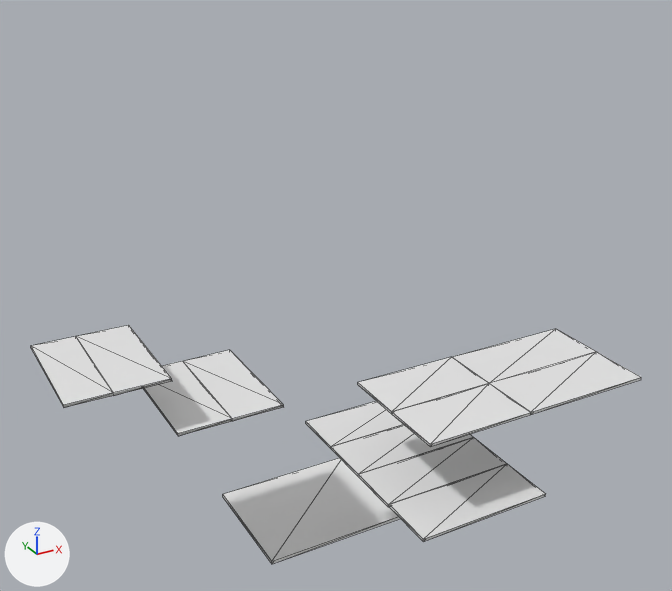
Renders of the glTF model assets/scene/merged-meshes/-2_0_0_MI_Roof01_BC.gltf from each side of a commit.
One viewpoint serves both versions: a camera (50 mm lens) standing at (-25.7, -48.4, 34.9) and looking at (4.3, 6.3, 7.5). The axes (+X, +Y, +Z) are drawn at lower left. The lights are the same throughout. Mesh edges are drawn as thin lines. Vertices at the same position are counted once.
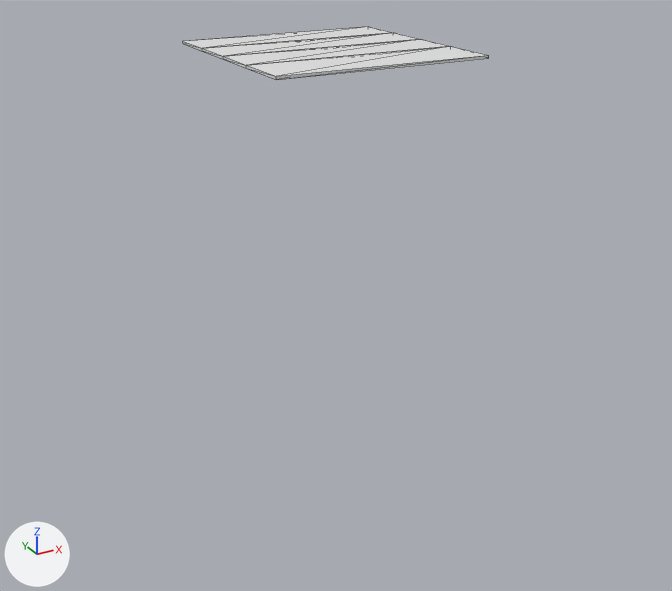
Edits to the scene script, one JSON object a line:
```json
{"block": "me_2_0_0_mi_roof01_bc", "where": "me_2_0_0_mi_roof01_bc.from_pydata(...)  # 99 vertices, 156 faces; spans x -16.0..21.0, y -9.4..15.2, z -13.6..4.6"}
{"block": "me_2_0_0_mi_roof01_bc", "where": "# used by ob_mesh; location = (0.0, 0.0, 0.0)"}
{"block": "me_2_0_0_mi_roof01_bc", "change": "me_2_0_0_mi_roof01_bc part 1: a new loose piece, a box spanning x -0.64..15.86, y 17.54..21.54, z 23.81..24.01"}
{"block": "me_2_0_0_mi_roof01_bc", "change": "me_2_0_0_mi_roof01_bc part 2: a new loose piece, a box spanning x -0.64..15.86, y 13.54..17.54, z 23.81..24.01"}
{"block": "me_2_0_0_mi_roof01_bc", "change": "me_2_0_0_mi_roof01_bc part 3: a new loose piece, a box spanning x -0.64..15.86, y 9.54..13.54, z 23.81..24.01"}
{"block": "me_2_0_0_mi_roof01_bc", "change": "me_2_0_0_mi_roof01_bc part 4: a new loose piece, a box spanning x -0.64..15.86, y 4.95..9.54, z 23.81..24.01"}
{"block": "me_2_0_0_mi_roof01_bc", "change": "me_2_0_0_mi_roof01_bc part 5: the loose piece of 15 vertices spanning x 2.0..11.9, y -9.4..-1.3, z -2.9..-2.7 is deleted"}
{"block": "me_2_0_0_mi_roof01_bc", "change": "me_2_0_0_mi_roof01_bc part 6: the loose piece of 12 vertices spanning x 11.1..21.0, y -8.0..0.9, z 3.0..3.2 is deleted"}
{"block": "me_2_0_0_mi_roof01_bc", "change": "me_2_0_0_mi_roof01_bc part 7: the loose piece of 8 vertices spanning x 2.0..11.9, y -1.3..2.7, z -2.9..-2.7 is deleted"}
{"block": "me_2_0_0_mi_roof01_bc", "change": "me_2_0_0_mi_roof01_bc part 8: the loose piece of 8 vertices spanning x -12.8..-8.8, y 5.2..14.8, z 4.4..4.6 is deleted"}
{"block": "me_2_0_0_mi_roof01_bc", "change": "me_2_0_0_mi_roof01_bc part 9: the loose piece of 8 vertices spanning x -16.0..-12.8, y 5.2..14.8, z 4.4..4.6 is deleted"}
{"block": "me_2_0_0_mi_roof01_bc", "change": "me_2_0_0_mi_roof01_bc part 10: the loose piece of 8 vertices spanning x 3.1..11.1, y -8.0..-3.5, z 3.0..3.2 is deleted"}
{"block": "me_2_0_0_mi_roof01_bc", "change": "me_2_0_0_mi_roof01_bc part 11: the loose piece of 8 vertices spanning x -2.0..10.0, y 5.2..15.2, z -13.6..-13.3 is deleted"}
{"block": "me_2_0_0_mi_roof01_bc", "change": "me_2_0_0_mi_roof01_bc part 12: the loose piece of 8 vertices spanning x 3.1..11.1, y -3.5..0.9, z 3.0..3.2 is deleted"}
{"block": "me_2_0_0_mi_roof01_bc", "change": "me_2_0_0_mi_roof01_bc part 13: the loose piece of 8 vertices spanning x -4.9..-0.9, y 4.5..14.5, z 0.5..0.7 is deleted"}
{"block": "me_2_0_0_mi_roof01_bc", "change": "me_2_0_0_mi_roof01_bc part 14: the loose piece of 8 vertices spanning x 2.0..11.9, y 2.7..6.7, z -2.9..-2.7 is deleted"}
{"block": "me_2_0_0_mi_roof01_bc", "change": "me_2_0_0_mi_roof01_bc part 15: the loose piece of 8 vertices spanning x -8.9..-4.9, y 4.5..14.5, z 0.5..0.7 is deleted"}
```

What differs and where, as boxes (x1, y1, x2, y2) in the pictures (672 x 591 px):
```json
{"object": "Mesh", "change": "reshaped", "before": [31, 325, 641, 564], "after": [183, 27, 489, 80], "on screen": "50% narrower, 78% shorter"}
{"part": 1, "of": "me_2_0_0_mi_roof01_bc", "change": "added", "after": [183, 27, 392, 51]}
{"part": 2, "of": "me_2_0_0_mi_roof01_bc", "change": "added", "after": [202, 33, 418, 59]}
{"part": 3, "of": "me_2_0_0_mi_roof01_bc", "change": "added", "after": [223, 39, 449, 68]}
{"part": 4, "of": "me_2_0_0_mi_roof01_bc", "change": "added", "after": [246, 46, 489, 80]}
{"part": 5, "of": "me_2_0_0_mi_roof01_bc", "change": "deleted", "before": [358, 437, 546, 542]}
{"part": 6, "of": "me_2_0_0_mi_roof01_bc", "change": "deleted", "before": [453, 329, 641, 415]}
{"part": 7, "of": "me_2_0_0_mi_roof01_bc", "change": "deleted", "before": [331, 425, 473, 476]}
{"part": 8, "of": "me_2_0_0_mi_roof01_bc", "change": "deleted", "before": [76, 325, 172, 395]}
{"part": 9, "of": "me_2_0_0_mi_roof01_bc", "change": "deleted", "before": [31, 336, 114, 408]}
{"part": 10, "of": "me_2_0_0_mi_roof01_bc", "change": "deleted", "before": [392, 383, 531, 447]}
{"part": 11, "of": "me_2_0_0_mi_roof01_bc", "change": "deleted", "before": [223, 458, 401, 564]}
{"part": 12, "of": "me_2_0_0_mi_roof01_bc", "change": "deleted", "before": [358, 357, 489, 414]}
{"part": 13, "of": "me_2_0_0_mi_roof01_bc", "change": "deleted", "before": [183, 350, 284, 421]}
{"part": 14, "of": "me_2_0_0_mi_roof01_bc", "change": "deleted", "before": [306, 401, 404, 448]}
{"part": 15, "of": "me_2_0_0_mi_roof01_bc", "change": "deleted", "before": [143, 361, 232, 436]}
```
